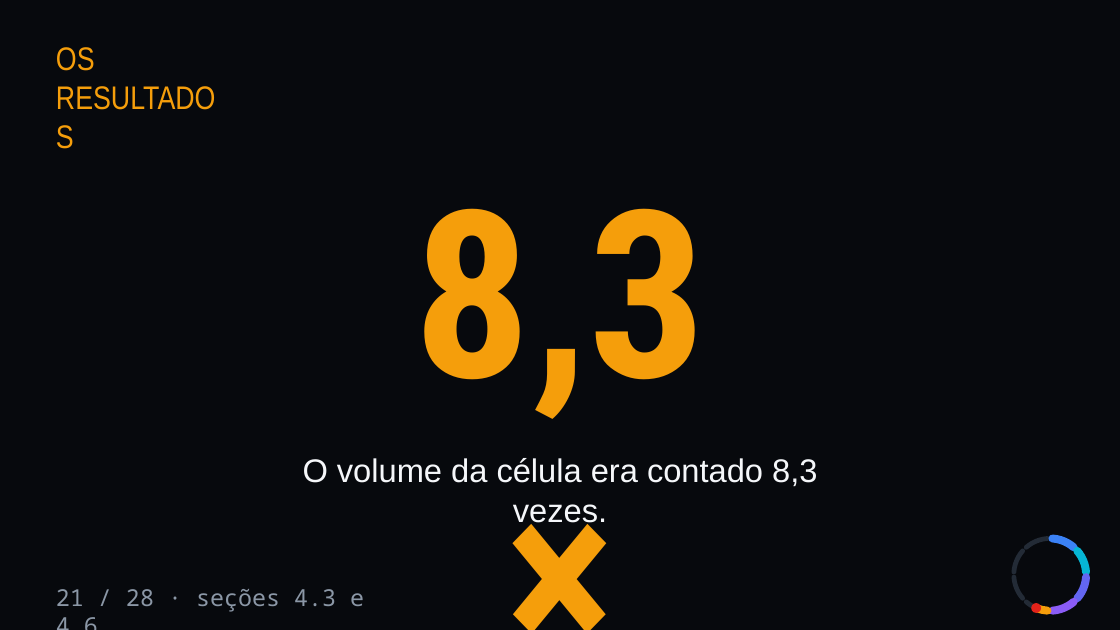
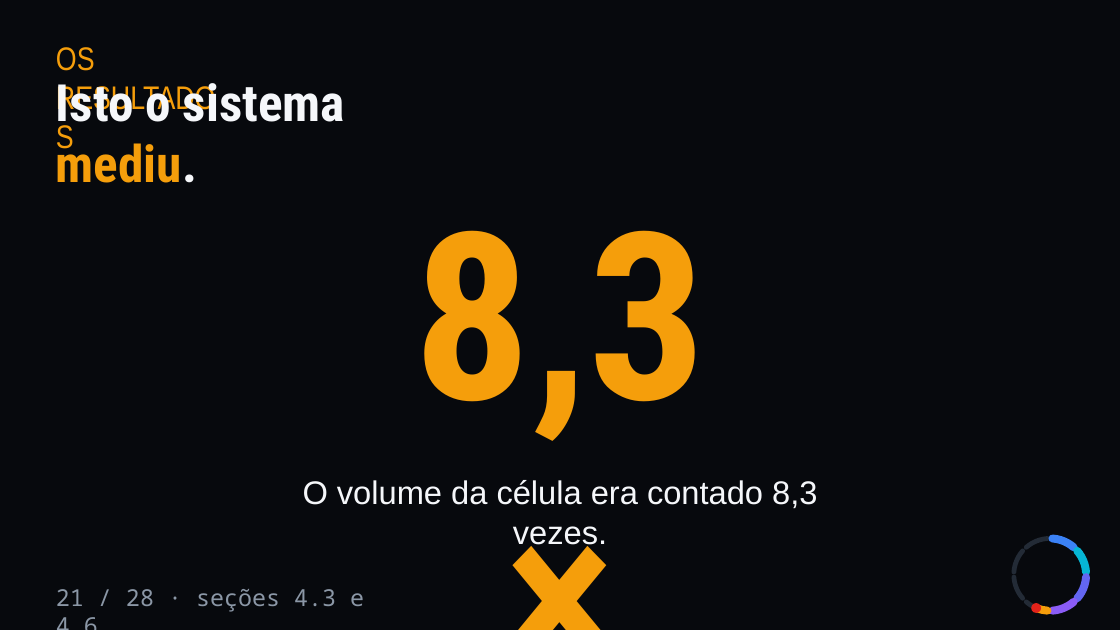
Before and after one commit to WilliamNRAmorim/Projetos, a slide deck: slide 38 of TCC/Apresentacao/GMS_Defesa.pptx. Drawn at 1120x630 pixels with LibreOffice and Linux fonts; fonts in the diff are those of the drawing. Boxes give left, top, right and bottom in pixels: in the first picture for what was removed or moved away, otherwise in the second. Text is boxed around its words. In the diff, an @@ line names an element or a change of style, - is before the commit and + after.

```diff
--- a/TCC/Apresentacao/GMS_Defesa.pptx
+++ b/TCC/Apresentacao/GMS_Defesa.pptx
@@ text added at <box>56,83,345,183</box>, 44 pt, text #F5F7FA, bold @@
+Isto o sistema mediu.
@@ text "8,3×": place and size @@
-text "8,3×" at <box>413,208,706,419</box>
+text "8,3×" at <box>413,230,706,441</box>
@@ text "O volume da célula era ...": place and size @@
-text "O volume da célula era ..." at <box>303,458,817,527</box>
+text "O volume da célula era ..." at <box>303,480,817,550</box>
```
Also in this commit, not shown: 1 other slide changed, 7 slides added, 27 other files.
